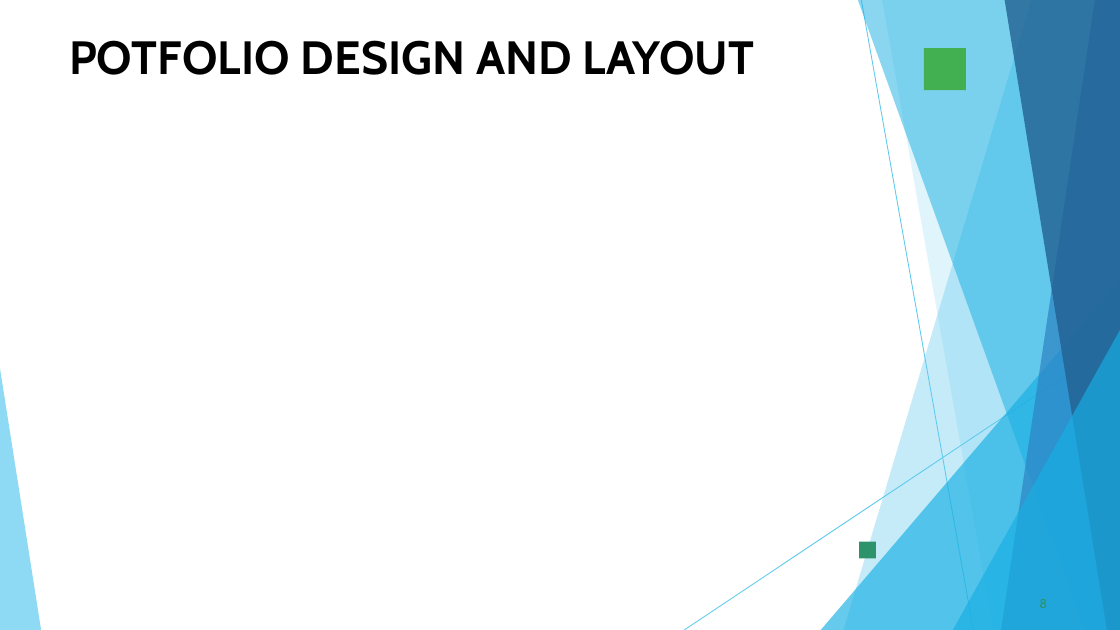
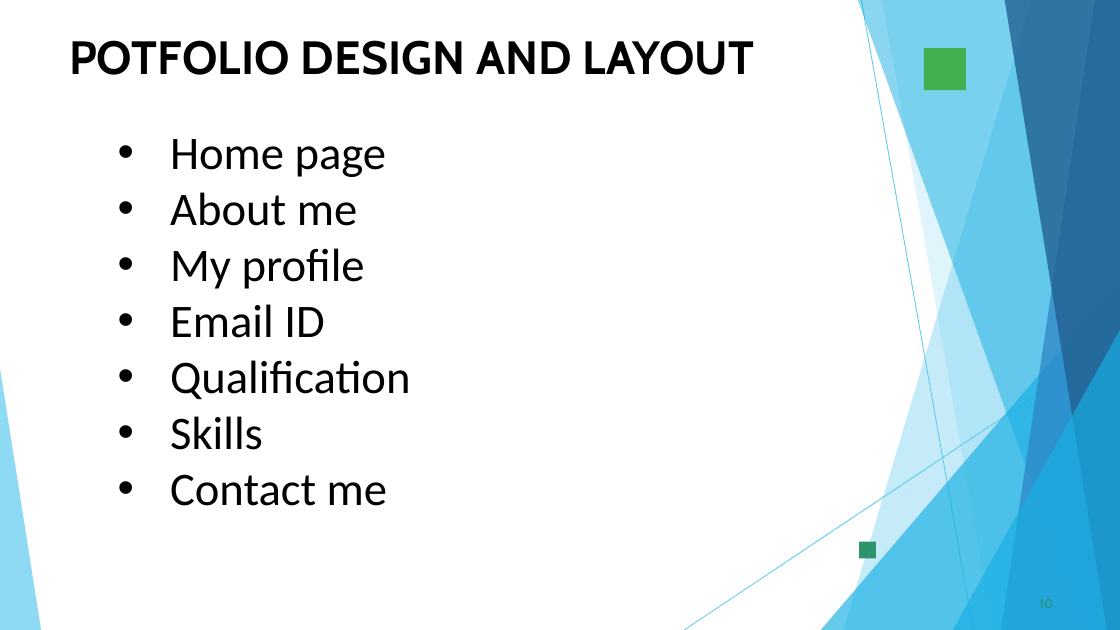
Before and after one commit to karthikagopalsamy28-maker/Karthika, a slide deck: slide 10 of PPT FWD TNSDC 2025 (1).pptx (slide 8 before the commit). Drawn at 1120x630 pixels with LibreOffice and Linux fonts; fonts in the diff are those of the drawing; background and template pictures are left out. Boxes give left, top, right and bottom in pixels: in the first picture for what was removed or moved away, otherwise in the second. Text is boxed around its words. In the diff, an @@ line names an element or a change of style, - is before the commit and + after.

```diff
--- a/PPT FWD TNSDC 2025 (1).pptx
+++ b/PPT FWD TNSDC 2025 (1).pptx
@@ text added at (x1=170, y1=139, x2=410, y2=506), 40 pt, text #000000 @@
+• Home page
+• About me
+• My profile
+• Email ID
+• Qualification
+• Skills
+• Contact me
@@ page number at (x1=1039, y1=599, x2=1053, y2=608): text changed @@
-8
+10
```
Also in this commit, not shown: 6 other slides changed, 17 slides added, 3 slides removed.
